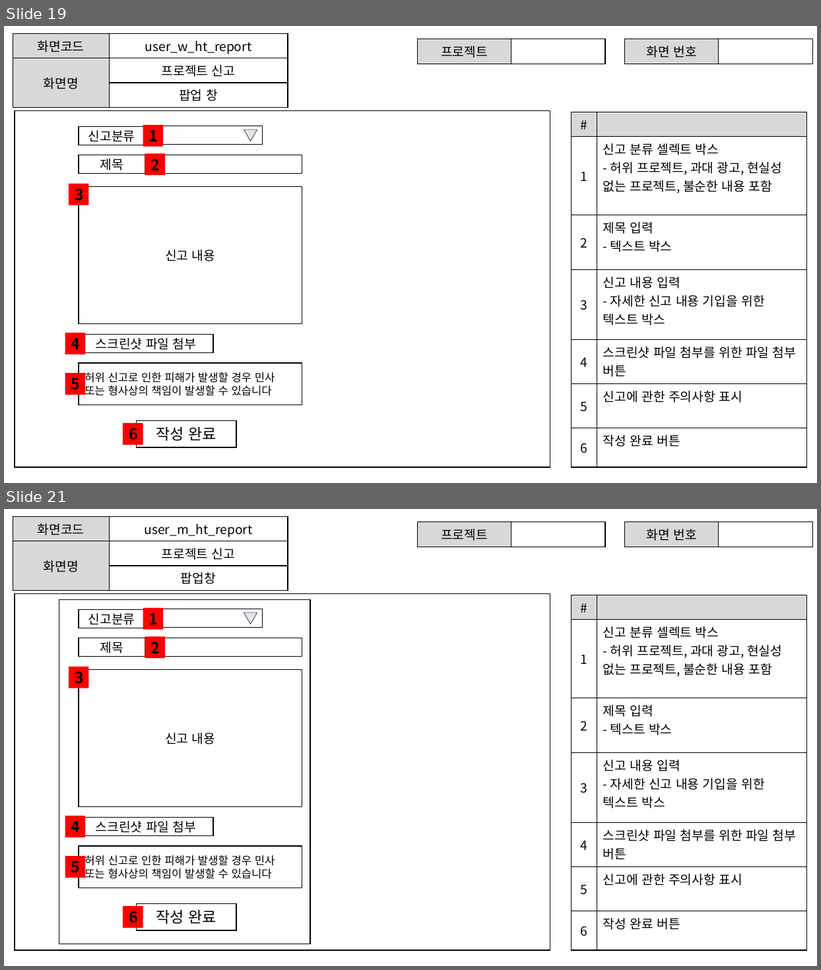
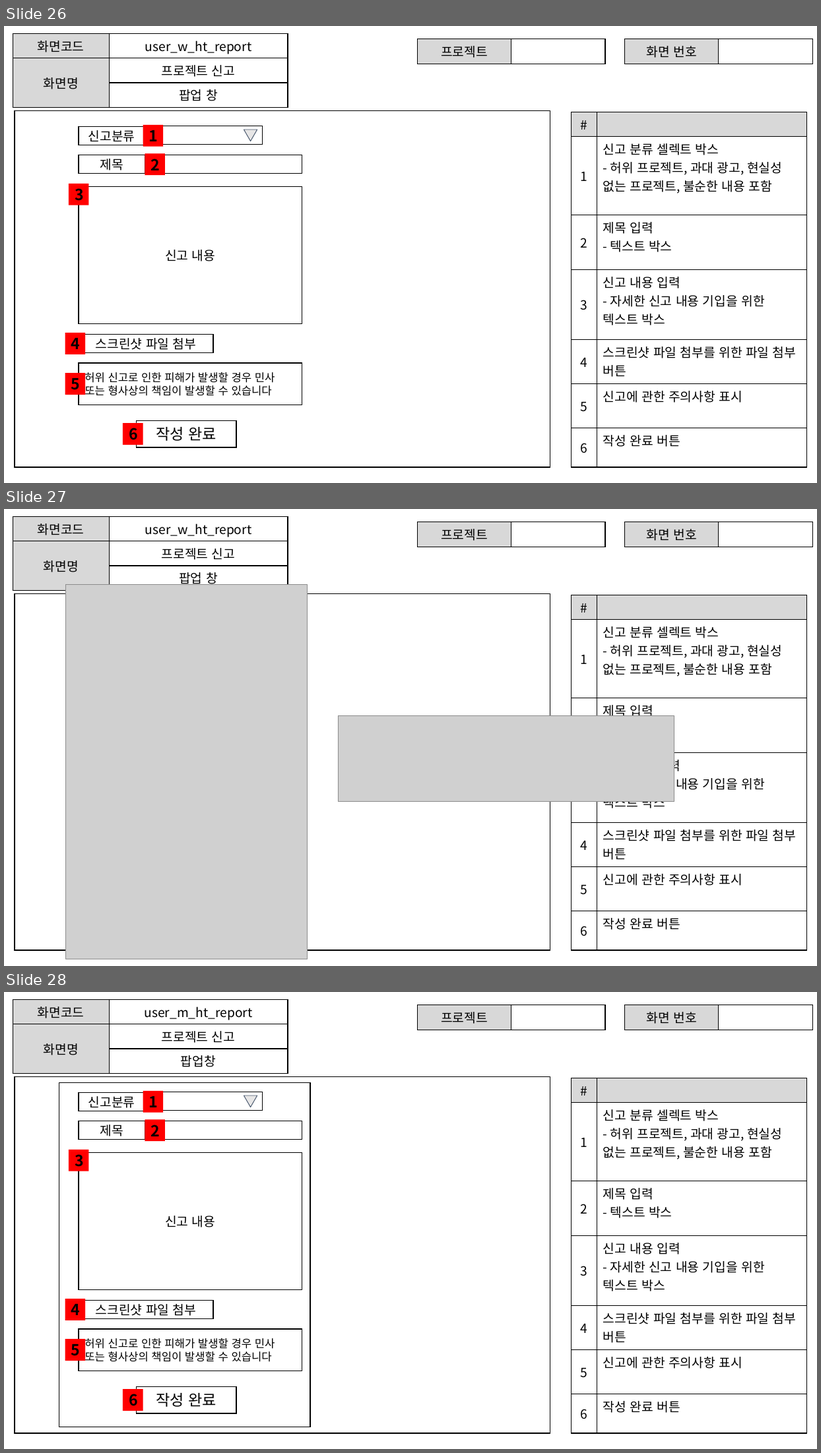
Before and after one commit to ezenteam2/EzenCrowdFunding, a slide deck: project03 화면설계서/project03 - 화면 설계서 - 현태.pptx. Shown one above the other, each under a label of ours: slides 19 and 21 before the commit, slides 26, 27 and 28 after it; the slides between them are not shown. The pictures are 821x970 and 821x1453 pixels, drawn with LibreOffice and Linux fonts; fonts in the diff are those of the drawing; grey boxes stand for pictures. Boxes give left, top, right and bottom in pixels: in the first picture for what was removed or moved away, otherwise in the second. Text is boxed around its words. In the diff, an @@ line names an element or a change of style, - is before the commit and + after.

```diff
--- a/project03 화면설계서/project03 - 화면 설계서 - 현태.pptx
+++ b/project03 화면설계서/project03 - 화면 설계서 - 현태.pptx
@@ slide 27 added at (4, 509, 817, 966), background #FFFFFF @@
@@ table added at (13, 517, 288, 588), 3 rows, 2 columns @@
+화면코드 | user_w_ht_report
+화면명 | 프로젝트 신고
+ | 팝업 창
@@ table added at (418, 522, 605, 544), 1 rows, 2 columns @@
+프로젝트 | 
@@ table added at (625, 522, 813, 544), 1 rows, 2 columns @@
+화면 번호 | 
@@ picture added at (65, 585, 308, 960) @@
@@ rectangle added at (15, 593, 550, 951), outline #000000 1 pt @@
@@ table added at (572, 595, 807, 951), 7 rows, 2 columns @@
+# | 
+1 | 신고 분류 셀렉트 박스 / - 허위 프로젝트, 과대 광고, 현실성 없는 프로젝트, 불순한 내용 포함
+2 | 제목 입력 / - 텍스트 박스
+3 | 신고 내용 입력 / - 자세한 신고 내용 기입을 위한 텍스트 박스
+4 | 스크린샷 파일 첨부를 위한 파일 첨부 버튼
+5 | 신고에 관한 주의사항 표시
+6 | 작성 완료 버튼
@@ picture added at (338, 716, 675, 802) @@
@@ what was slide 19 is now slide 26 @@
@@ what was slide 21 is now slide 28 @@
```
Also in this commit, not shown: 1 slide changed, 14 other slides added, 8 slides removed, 34 other files.
